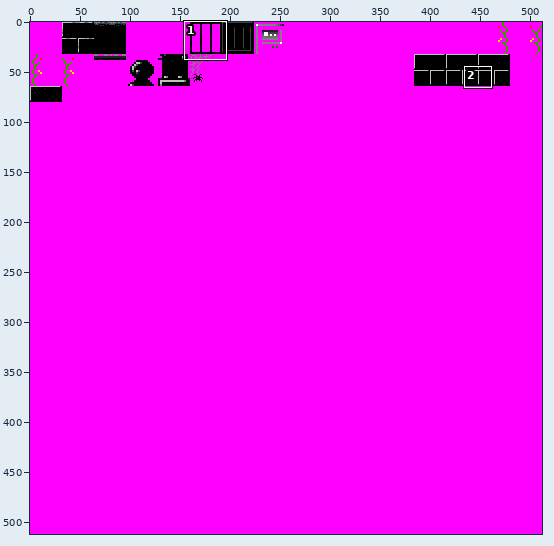
Two states of a sprite sheet, media/image/tiles_bloom.png. The picture above shows the old version from afar; the outline marks the close-up.
Close-up. The starting point:
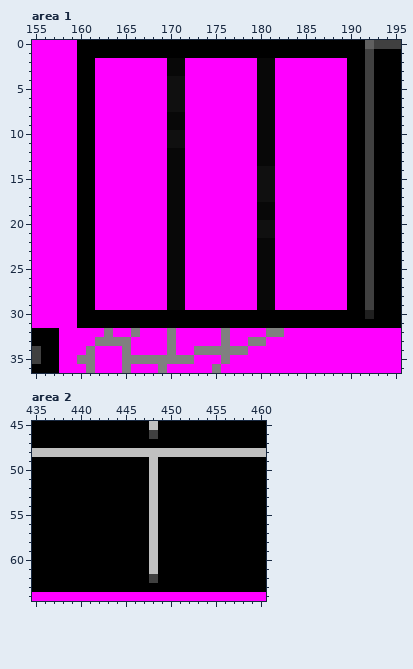
The file is 512x512 pixels. Shown: area 1: x 155..195, y 0..36; area 2: x 435..460, y 45..64. The commit also changed other parts of the picture, which this record leaves out.
The result:
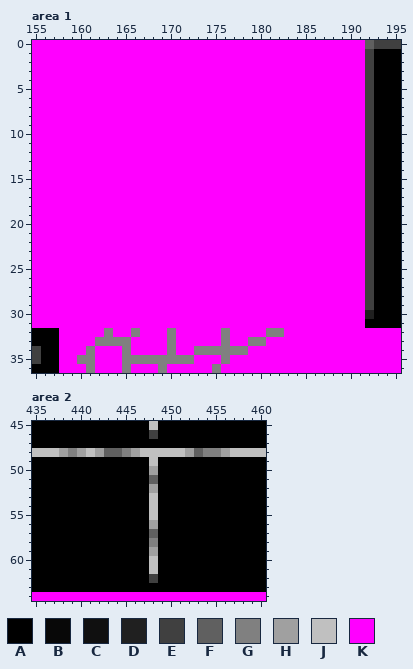
Palette (. is transparent): A #000000  B #080808  C #101010  D #202020  E #404040  F #606060  G #808080  H #a0a0a0  J #c0c0c0  K #ff00ff
Diff:
Area 1:
y 0..1: x 160..191 AAAAAAAAAAAAAAAAAAAAAAAAAAAAAAAA -> KKKKKKKKKKKKKKKKKKKKKKKKKKKKKKKK
y 2..3: x 160..161 AA -> KK; x 170..171 BB -> KK; x 180..181 BB -> KK; x 190..191 AA -> KK
y 4..7: x 160..161 AA -> KK; x 170..171 CC -> KK; x 180..181 BB -> KK; x 190..191 AA -> KK
y 8..9: x 160..161 AA -> KK; x 170..171 BB -> KK; x 180..181 BB -> KK; x 190..191 AA -> KK
y 10..11: x 160..161 AA -> KK; x 170..171 CC -> KK; x 180..181 BB -> KK; x 190..191 AA -> KK
y 12..13: x 160..161 AA -> KK; x 170..171 BB -> KK; x 180..181 BB -> KK; x 190..191 AA -> KK
y 14..17: x 160..161 AA -> KK; x 170..171 BB -> KK; x 180..181 CC -> KK; x 190..191 AA -> KK
y 18..19: x 160..161 AA -> KK; x 170..171 BB -> KK; x 180..181 BB -> KK; x 190..191 AA -> KK
y 20..21: x 160..161 AA -> KK; x 170..171 BB -> KK; x 180..181 CC -> KK; x 190..191 AA -> KK
y 22..29: x 160..161 AA -> KK; x 170..171 BB -> KK; x 180..181 BB -> KK; x 190..191 AA -> KK
y 30..31: x 160..191 AAAAAAAAAAAAAAAAAAAAAAAAAAAAAAAA -> KKKKKKKKKKKKKKKKKKKKKKKKKKKKKKKK
Area 2:
y 48: x 438..440 JJJ -> HGH; x 442..446 JJJJJ -> HFFGH; x 452..456 JJJJJ -> HFGGH
y 50: x 448 J -> H
y 51: x 448 J -> F
y 52: x 448 J -> H
y 56: x 448 J -> H
y 57: x 448 J -> F
y 58: x 448 J -> G
y 59: x 448 J -> H
Where, in picture pixels (left, top, right, bottom), the same in both close-ups:
changed: (77, 40, 365, 328)
changed: (59, 448, 230, 556)
